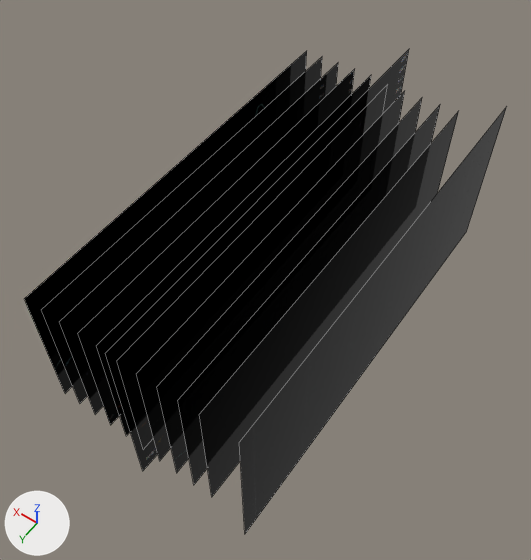
Before and after pictures for a commit that changed the FBX model Assets/Resources/Models/GlowGraph.fbx.
Both versions are drawn from a 50 mm camera at (-0.453, 0.474, 0.689) aimed at (-0.13, 0.021, -0.021). Arrows for +X, +Y and +Z are at lower left; the lights stay in place. Mesh edges are drawn as thin lines. Where no turn or scale is listed for an object, it has been applied to the vertices. Vertices at the same position are counted once.

In view in the first picture: 'GraphBase_geom', 'Graphs_geom'.
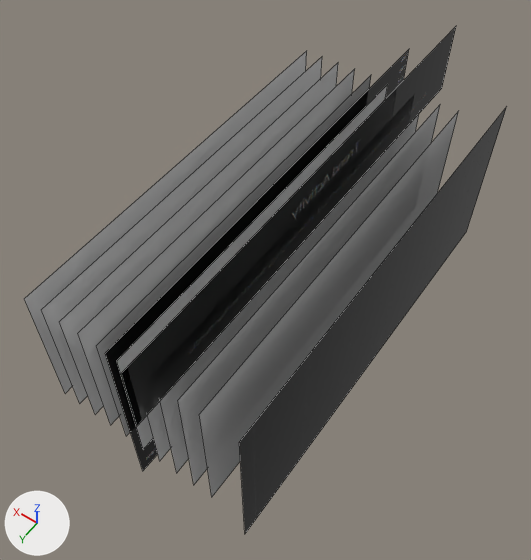
Changed parts and their boxes [x1, y1, x2, y2] in the pictures (531 x 560 px):
'Graphs_geom', surface changed (black to grey): [24, 51, 459, 496] in both
'GraphBase_geom', reshaped: before [105, 49, 506, 534]; after [105, 27, 506, 534]
part 1 of me_mesh_001, added (black): after [121, 27, 456, 426]

What the commit changed:
In material 'GraphLines' (mat_graphlines), texture is no longer img_kpmg_graph_bars_png, with its transparency.
In material 'GraphLines' (mat_graphlines), base_color is now set to (0.6, 0.6, 0.6), light grey #cbcbcb.
me_mesh_001 is used by ob_graphbase_geom; location (0.0, 0.0, 0.0).
Verts and faces of me_mesh_001; kept vertices keep their numbers, new ones are numbered from 8.
me_mesh_001 had 8 vertices, 2 faces and spanned x -0.268..-0.112, y -0.336..0.257, z -0.172..0.099.
me_mesh_001 now has 12 vertices, 3 faces and spans x -0.268..-0.112, y -0.336..0.293, z -0.172..0.179.
Part 1, on me_mesh_001:
New vertex 8 is at (-0.182, 0.293, 0.088), pixel (137, 426).
New vertex 9 is at (-0.182, -0.3, 0.088), pixel (441, 88).
New vertex 10 is at (-0.182, -0.3, 0.179), pixel (456, 25).
New vertex 11 is at (-0.182, 0.293, 0.179), pixel (121, 373).
New faces: (8, 11, 10, 9).
